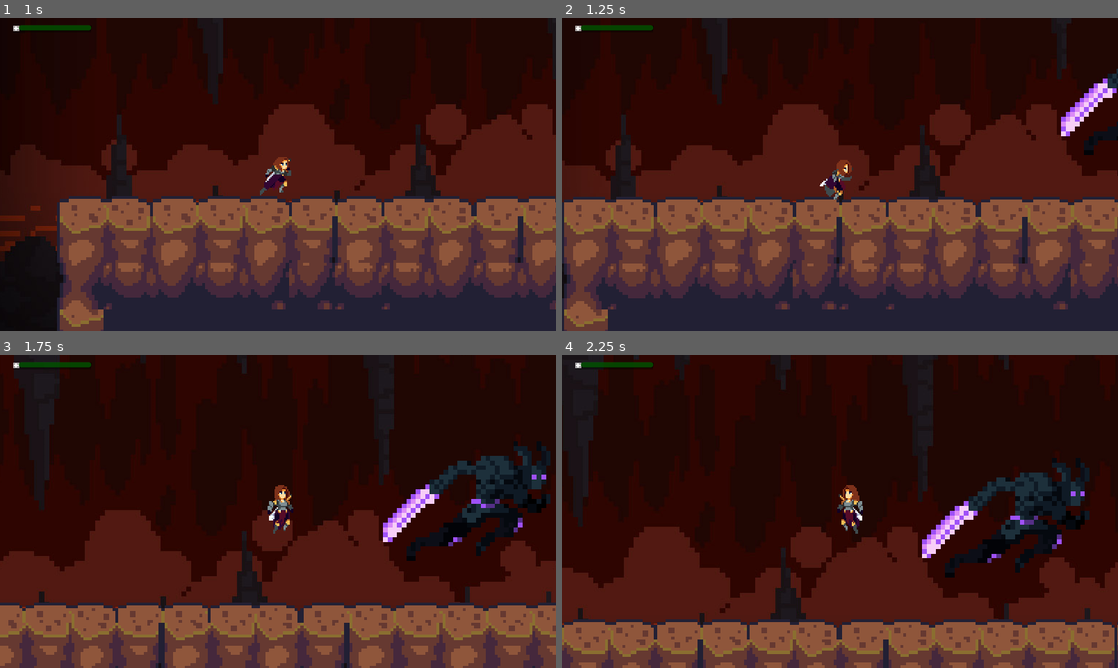
Above: before the commit, frames 1-4 (two rows, left to right).
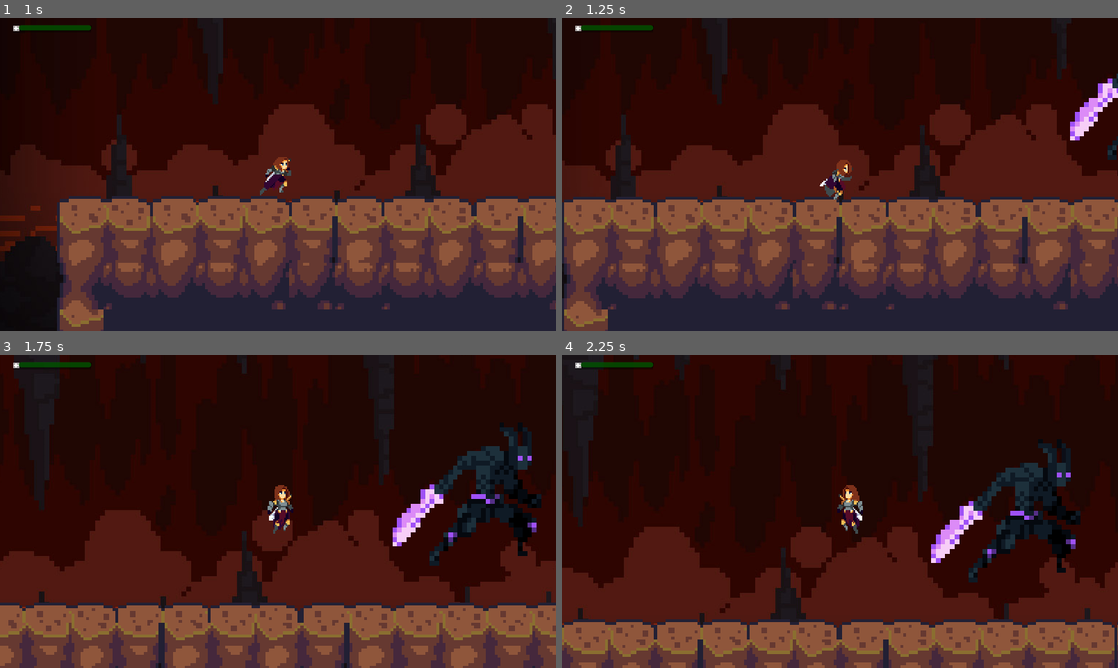
Above: after the commit, the same moments.

Repository: yeegz/Fallen-Asteri
Game: Godot game, scene res://caveboss.tscn
The game is run twice, just before and just after one commit, with the same random seed, the same clock (stepped at 60 frames per second) and the same inputs. This scene is started directly instead of the project's main scene.
Inputs:
- Up to frame 1 (1 s): tap Enter (ui_accept) at 0.5, 0.77 s; hold Right (ui_right) from 0.53 s (still down)
- Up to frame 2 (1.25 s): keep holding Right (ui_right)
- Up to frame 3 (1.75 s): keep holding Right (ui_right); tap Enter (ui_accept) at 1.52 s
- Up to frame 4 (2.25 s): release Right (ui_right) at 2.03 s; hold Left (ui_left) from 2.03 s (still down)

Frame 1 is identical in both runs. In frame 2, 1.3% of the frame differs, in the area x 89-100%, y 16-46%; in frame 3, 4.0%; in frame 4, 4.0%, in the area x 64-95%, y 26-73%.

Commit message:
minute change

Diff:
--- a/Scenes/sideboss_2d.tscn
+++ b/Scenes/sideboss_2d.tscn
@@ -216,5 +216,6 @@
 position = Vector2(1081, 522.934)
 scale = Vector2(6.425, 6.59835)
 sprite_frames = SubResource("SpriteFrames_yejgm")
-animation = &"walk"
-frame_progress = 0.525464
+animation = &"attack"
+frame = 1
+frame_progress = 0.00858801
Not shown: 1 places in Scenes/sideboss_2d.tscn that only renumber resources
